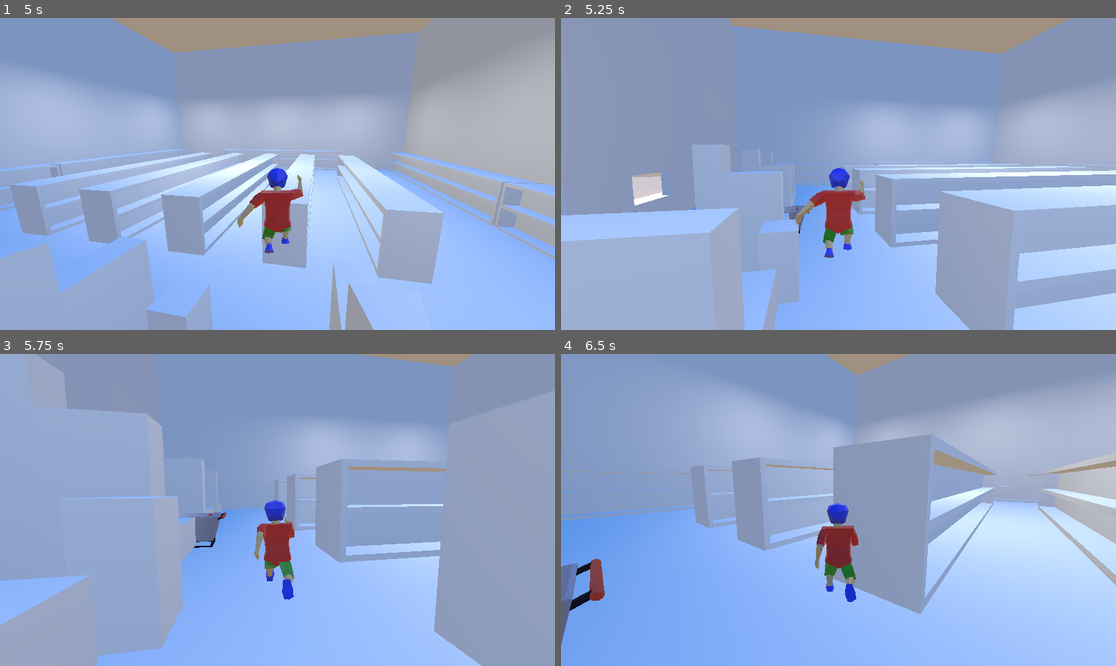
Above: before the commit, frames 1-4 (two rows, left to right).
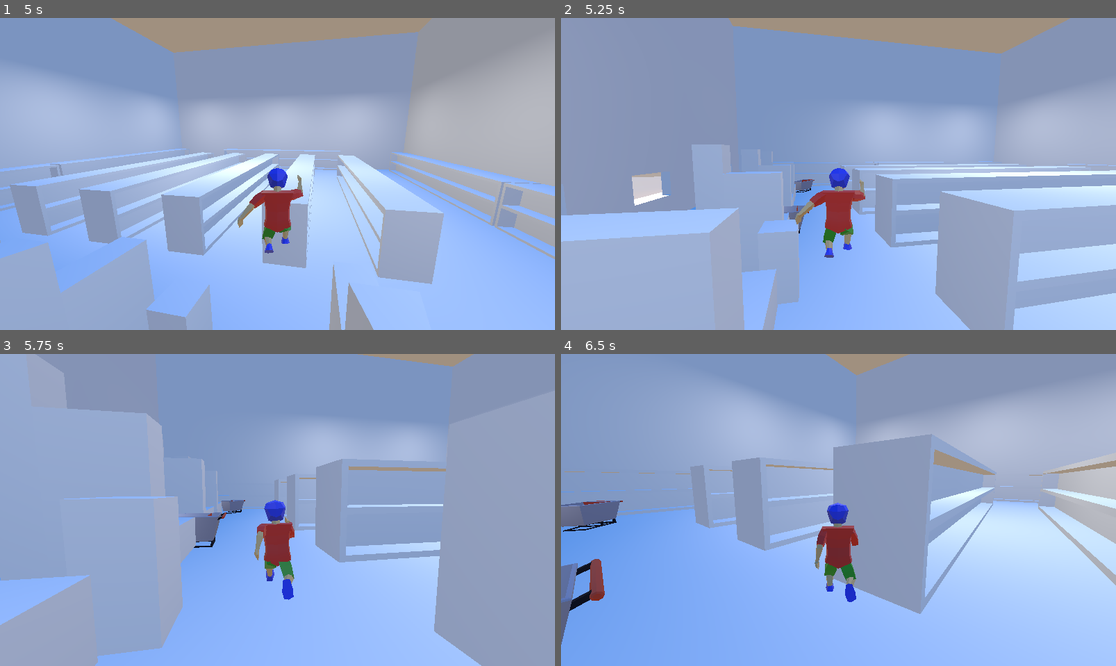
Above: after the commit, the same moments.

Repository: Fletchlock/grocery_getter
Game: Godot game, scene res://scenes/main/Main.tscn
Same seed, same stepped clock (60 frames per second), same inputs: the game is played once before the commit and once after it.
Inputs (mouse positions are in pixels of both pictures, inside the frame that each line leads up to):
- Up to frame 1 (5 s): click "New Game" at 0.5 s; move the mouse to (305, 174) at 1.27 s; press the mouse at (305, 174) at 1.28 s; hold W (up) from 1.28 s (still down); tap Space (jump) at 1.52, 2.27, 3.77, 4.52 s; move the mouse to (249, 174) at 2.02 s; release the mouse at (249, 174) at 2.03 s; click (249, 174) at 2.1 s; move the mouse to (288, 167) at 2.77 s; press the mouse at (288, 167) at 2.78 s; move the mouse to (271, 180) at 3.52 s; release the mouse at (271, 180) at 3.53 s; click (271, 180) at 3.6 s; move the mouse to (316, 177) at 4.27 s; press the mouse at (316, 177) at 4.28 s
- Up to frame 2 (5.25 s): keep holding W (up); move the mouse to (794, 170) at 5.02 s; release the mouse at (794, 170) at 5.03 s; click (794, 170) at 5.1 s
- Up to frame 3 (5.75 s): keep holding W (up); tap Space (jump) at 5.27 s
- Up to frame 4 (6.5 s): keep holding W (up); move the mouse to (844, 510) at 5.77 s; press the mouse at (844, 510) at 5.78 s

Frame 1 is identical in both runs. In frame 2, 0.1% of the frame differs, in the area x 42-46%, y 51-56%; in frame 3, 0.1%; in frame 4, 0.8%, in the area x 0-12%, y 46-58%.

Commit message:
Duplicated the cart

Diff:
--- a/scenes/third_person_level.tscn
+++ b/scenes/third_person_level.tscn
@@ -41,17 +41,17 @@
 transform = Transform3D(-0.70081645, 0, -0.71334165, 0, 1, 0, 0.71334165, 0, -0.70081645, -15.62719, -78.44004, -11.915493)
 
 [node name="Skeleton3D" parent="Player2/low_poly_character/Armature" parent_id_path=PackedInt32Array(974124902, 1485995296) index="0" unique_id=972510031]
-bones/0/position = Vector3(0, 0.7033787, -0.015608448)
-bones/1/rotation = Quaternion(-0.029587239, 0, 0, 0.99956226)
-bones/3/rotation = Quaternion(0.0939062, -4.437673e-10, 2.6375007e-08, 0.9955811)
-bones/4/rotation = Quaternion(0.013247523, 0.08837811, 0.9800803, 0.17735964)
-bones/7/rotation = Quaternion(-0.013247523, 0.08837811, 0.9800803, -0.17735964)
-bones/10/rotation = Quaternion(0.02674438, -0.0670348, 0.9949058, 0.07038239)
-bones/11/rotation = Quaternion(0.26338464, 0.0025231182, 0.0539564, 0.9631775)
-bones/12/rotation = Quaternion(-0.69765556, 0.053946335, -0.034030747, 0.7135885)
-bones/13/rotation = Quaternion(-0.026744395, -0.067034796, 0.9949058, -0.070382394)
-bones/14/rotation = Quaternion(0.26338464, -0.002523119, -0.0539564, 0.9631775)
-bones/15/rotation = Quaternion(-0.69765556, -0.053946357, 0.034030735, 0.7135885)
+bones/0/position = Vector3(0, 0.7015695, -0.015608446)
+bones/1/rotation = Quaternion(-0.031512175, 0, 0, 0.9995034)
+bones/3/rotation = Quaternion(0.09154896, -5.062053e-10, 2.6373884e-08, 0.9958007)
+bones/4/rotation = Quaternion(0.013665196, 0.08833327, 0.97934544, 0.18136427)
+bones/7/rotation = Quaternion(-0.013665196, 0.08833327, 0.97934544, -0.18136427)
+bones/10/rotation = Quaternion(0.02652622, -0.07145, 0.9945213, 0.07154523)
+bones/11/rotation = Quaternion(0.27295595, 0.002515838, 0.055917174, 0.96039677)
+bones/12/rotation = Quaternion(-0.7014563, 0.054537315, -0.03497614, 0.70976144)
+bones/13/rotation = Quaternion(-0.026526239, -0.07145, 0.9945213, -0.07154523)
+bones/14/rotation = Quaternion(0.27295595, -0.0025158376, -0.055917166, 0.96039677)
+bones/15/rotation = Quaternion(-0.7014563, -0.054537326, 0.03497613, 0.70976144)
 
 [node name="Lights" type="Node3D" parent="." unique_id=1671814403]
 transform = Transform3D(1, 0, 0, 0, 1, 0, 0, 0, 1, -60.140747, -73.9782, 0.0048942566)
@@ -159,4 +159,7 @@
 [node name="cart" parent="." unique_id=1753772008 instance=ExtResource("7_rshu7")]
 transform = Transform3D(1, 0, 0, 0, 1, 0, 0, 0, 1, 1.7044783, -78.44004, -1.0121751)
 
+[node name="cart2" parent="." unique_id=1247605086 instance=ExtResource("7_rshu7")]
+transform = Transform3D(0.5236613, 0, 0.8519265, 0, 1, 0, -0.8519265, 0, 0.5236613, 13.658758, -78.44004, 0.09769988)
+
 [editable path="Player2"]
